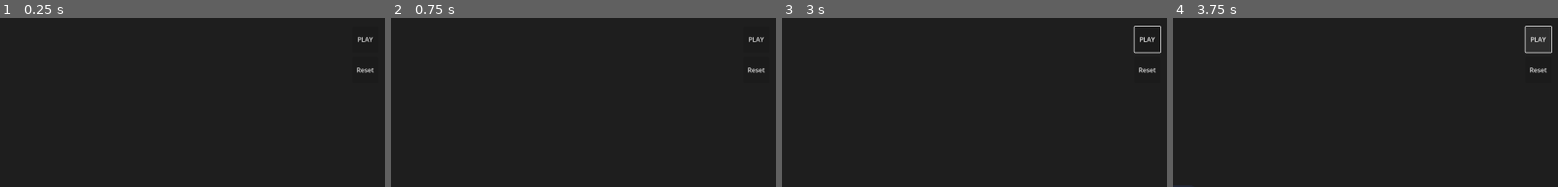
Above: before the commit, frames 1-4 (left to right).
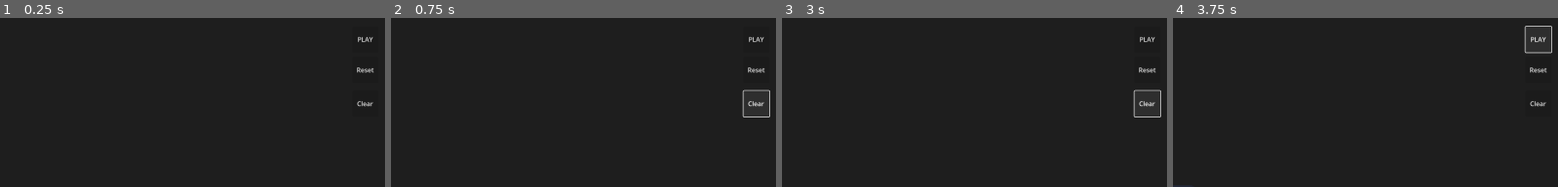
Above: after the commit, the same moments.

Repository: reevesc7/2d-animator-godot
Game: Godot game, scene res://Scenes/hub_network.tscn
Same seed, same stepped clock (60 frames per second), same inputs: the game is played once before the commit and once after it. The engine's default icon, where the game draws it, is replaced by a stand-in: a white triangle on a blue panel in a dark square.
Inputs (mouse positions are % of the whole screen's width and height, from its top left):
- Up to frame 1 (0.25 s): no input
- Up to frame 2 (0.75 s): click (97, 26) at 0.5 s, where only the run after the commit has a clickable "Clear"
- Up to frame 3 (3 s): click "PLAY" at 1.25 s; click "PLAY" at 2 s; click (97, 26) at 2.75 s, where only the run after the commit has a clickable "Clear"
- Up to frame 4 (3.75 s): click "PLAY" at 3.5 s
The pictures show only the part of the screen within x 50-100%, y 0-50%; the shares and areas given below are measured in that part.

The runs differ from the first frame. In frame 1, less than 0.1% of the frame differs, in the area x 92-97%, y 49-53%; in frame 2, 0.3%; in frame 3, 0.6%, in the area x 91-99%, y 4-59%; in frame 4, less than 0.1%.

Commit message:
Export var runtime change flexibility added.

Diff:
--- a/Scenes/hub_network.tscn
+++ b/Scenes/hub_network.tscn
@@ -129,7 +129,15 @@
 offset_bottom = 164.0
 text = "Reset"
 
-[node name="Connector" parent="." node_paths=PackedStringArray("targeter", "trigger") instance=ExtResource("12_g0pfm")]
+[node name="Connector" parent="." node_paths=PackedStringArray("clear_trigger", "targeter", "trigger") instance=ExtResource("12_g0pfm")]
 script = ExtResource("13_nly4m")
+clear_trigger = NodePath("../ClearButton")
 targeter = NodePath("../AllTargeter")
 trigger = NodePath("../ResetButton")
+
+[node name="ClearButton" type="Button" parent="."]
+offset_left = 1830.0
+offset_top = 184.0
+offset_right = 1894.0
+offset_bottom = 248.0
+text = "Clear"
--- a/Scripts/angle_report.gd
+++ b/Scripts/angle_report.gd
@@ -1,23 +1,46 @@
+class_name AngleReport
 extends Label
 
 
-@export var vertex: Prop
-@export var initial: Prop
-@export var terminal: Prop
+@export var vertex: Prop:
+	set(value):
+		if vertex:
+			vertex.position_changed.disconnect(_on_point_moved)
+		vertex = value
+		if vertex:
+			vertex.position_changed.connect(_on_point_moved)
+			_on_point_changed()
+@export var initial: Prop:
+	set(value):
+		if initial:
+			initial.position_changed.disconnect(_on_point_moved)
+		initial = value
+		if initial:
+			initial.position_changed.connect(_on_point_moved)
+			_on_point_changed()
+@export var terminal: Prop:
+	set(value):
+		if terminal:
+			terminal.position_changed.disconnect(_on_point_moved)
+		terminal = value
+		if terminal:
+			terminal.position_changed.connect(_on_point_moved)
+			_on_point_changed()
 
 
 
 func _ready() -> void:
 	if not vertex or not initial or not terminal:
-		push_warning("ANGLEREPORT: point(s) missing; angle will be 0")
+		push_warning("Point(s) missing; angle will be 0")
 		text = "0"
-	vertex.position_changed.connect(_on_point_changed)
-	initial.position_changed.connect(_on_point_changed)
-	terminal.position_changed.connect(_on_point_changed)
-	_update_targets()
 
 
-func _on_point_changed(_prop: Prop) -> void:
+func _on_point_changed() -> void:
+	if vertex and initial and terminal:
+		_update_targets()
+
+
+func _on_point_moved(_prop: Prop) -> void:
 	_update_targets()
 
 
--- a/Scripts/connector.gd
+++ b/Scripts/connector.gd
@@ -3,6 +3,13 @@
 
 
 enum ConnectionsType {DENSE, MST}
+
+@export var clear_trigger: BaseButton:
+	set(value):
+		if clear_trigger:
+			clear_trigger.button_down.disconnect(_on_clear_triggered)
+		clear_trigger = value
+		clear_trigger.button_down.connect(_on_clear_triggered)
 
 @export var connections_type: ConnectionsType = ConnectionsType.DENSE:
 	set(value):
@@ -51,6 +58,10 @@
 		new_path_visual.targeter = new_targeter
 
 
+func _on_clear_triggered() -> void:
+	clear_connections()
+
+
 class ConnectionMaker:
 	func make_connections(_targets: Array[Prop]) -> Array[Array]:
 		push_error("UNIMPLEMENTED: ConnectionMaker.make_connections()")
--- a/Scripts/hub_network.gd
+++ b/Scripts/hub_network.gd
@@ -1 +1,6 @@
 extends Node2D
+
+
+func _process(_delta: float) -> void:
+	if Input.is_action_just_pressed("play_1"):
+		($AngleReport as AngleReport).terminal = $MoveTargeter/MovingProp as Prop
--- a/Scripts/length_report.gd
+++ b/Scripts/length_report.gd
@@ -6,8 +6,12 @@
 
 @export var targeter: Targeter:
 	set(value):
+		if targeter:
+			targeter.target_changed.disconnect(_on_target_changed)
 		targeter = value
-		_update_targeter()
+		if targeter:
+			targeter.target_changed.connect(_on_target_changed)
+			_update_targeter()
 
 @export var distance_formula: DistanceFormula = DistanceFormula.EUCLIDEAN:
 	set(value):
@@ -18,18 +22,9 @@
 var _distance_calc: DistanceCalc
 
 
-#func _ready() -> void:
-	#_update_targeter()
-
-
 func _update_targeter() -> void:
-	if not targeter:
-		return
-	targeter.ready.connect(_on_targeter_ready)
-	targeter.target_changed.connect(_on_target_changed)
-
-
-func _on_targeter_ready() -> void:
+	if not targeter.is_node_ready():
+		await targeter.ready
 	_init_points()
 	_update_distance_calc()
 
--- a/Scripts/path_visual.gd
+++ b/Scripts/path_visual.gd
@@ -8,31 +8,16 @@
 		_update_targeter()
 
 
-#func _ready() -> void:
-	#_update_targeter()
-
-
 func _update_targeter() -> void:
 	if not targeter:
 		return
-	targeter.ready.connect(_on_targeter_ready)
 	targeter.target_changed.connect(_on_target_changed)
 	clear_points()
+	if not targeter.is_node_ready():
+		await targeter.ready
 	for target in targeter.targets:
 		add_point(target.position)
 
 
-func _on_targeter_ready() -> void:
-	clear_points()
-	for target in targeter.targets:
-		add_point(target.position)
-
-
-func set_targeter(new_targeter: Targeter) -> void:
-	targeter = new_targeter
-	targeter.target_changed.connect(_on_target_changed)
-	_on_targeter_ready()
-
-
 func _on_target_changed(target: Prop) -> void:
 	points[targeter.targets.find(target)] = target.position
--- a/Scripts/position_report.gd
+++ b/Scripts/position_report.gd
@@ -1,17 +1,16 @@
 extends Label
 
 
-@export var target: Prop
+@export var target: Prop:
+	set(value):
+		if target:
+			target.position_changed.disconnect(_on_target_moved)
+		target = value
+		if target:
+			target.position_changed.connect(_on_target_moved)
 
 
-func _ready() -> void:
-	if not target:
-		push_warning("NO_TARGET: Follwer._ready()")
-		text = "(0, 0)"
-	target.position_changed.connect(_on_target_changed)
-
-
-func _on_target_changed(_prop: Prop) -> void:
+func _on_target_moved(_prop: Prop) -> void:
 	_set_text()
 
 
--- a/project.godot
+++ b/project.godot
@@ -33,6 +33,11 @@
 "events": [Object(InputEventKey,"resource_local_to_scene":false,"resource_name":"","device":-1,"window_id":0,"alt_press …(182 unchanged characters)…
 ]
 }
+play_1={
+"deadzone": 0.5,
+"events": [Object(InputEventKey,"resource_local_to_scene":false,"resource_name":"","device":-1,"window_id":0,"alt_pressed":false,"shift_pressed":false,"ctrl_pressed":false,"meta_pressed":false,"pressed":false,"keycode":0,"physical_keycode":49,"key_label":0,"unicode":49,"echo":false,"script":null)
+]
+}
 
 [rendering]
 
